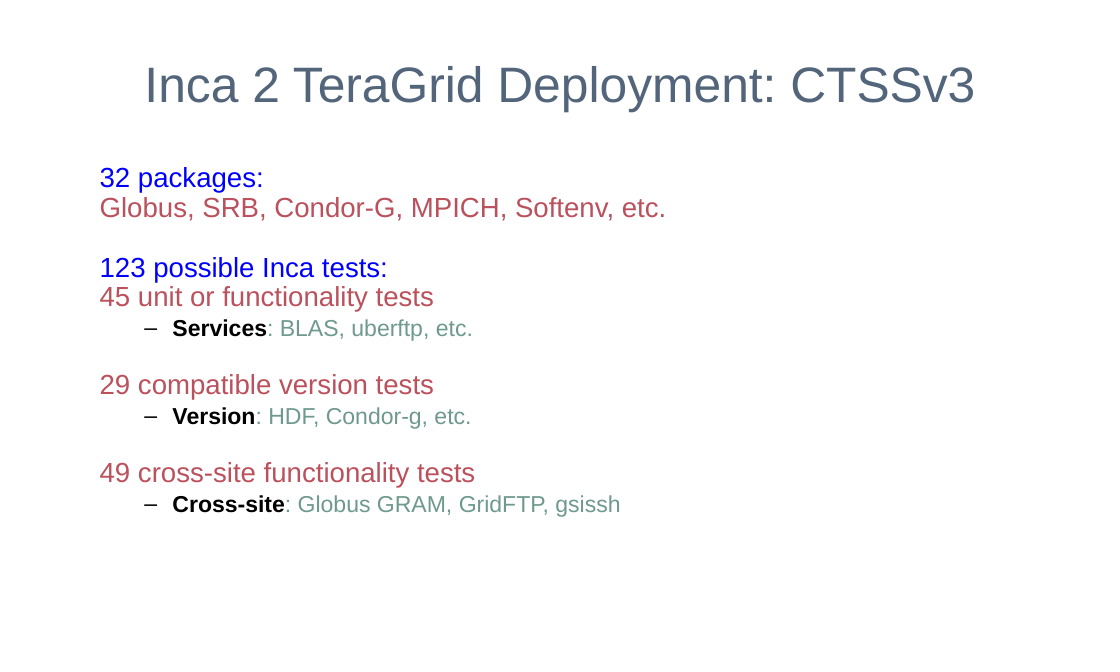
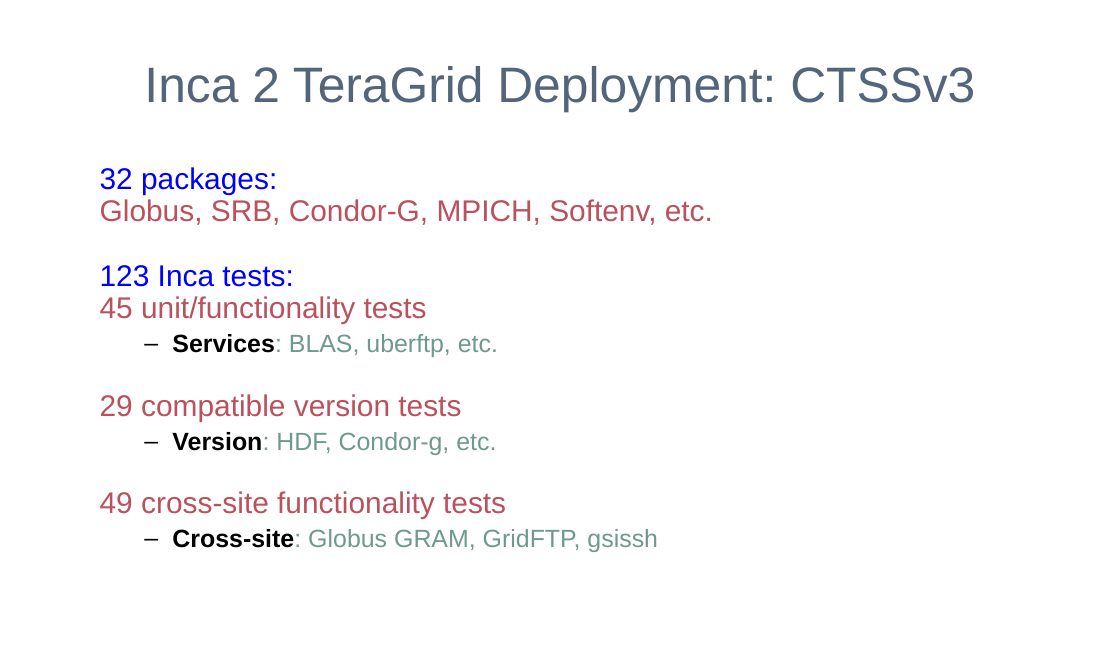
Before and after one commit to IncaProject/inca-xsede, a slide deck: slide 13 of talks/sc06/sc_06.ppt. Drawn at 1120x672 pixels with LibreOffice and Linux fonts; fonts in the diff are those of the drawing; background and template pictures are left out. Boxes give left, top, right and bottom in pixels: in the first picture for what was removed or moved away, otherwise in the second. Text is boxed around its words. In the diff, an @@ line names an element or a change of style, - is before the commit and + after.

```diff
--- a/talks/sc06/sc_06.ppt
+++ b/talks/sc06/sc_06.ppt
@@ text at (100, 167, 713, 552): size 22.2 to 24 pt in "32 packages:", "Globus, SRB, Condor-G, MPICH, Softenv, etc.", "29 compatible version tests", "49 cross-site functionality tests"; size 18.5 to 20 pt in "Services: BLAS, uberftp, etc.", "Version: HDF, Condor-g, etc.", "Cross-site: Globus GRAM, GridFTP, gsissh"; line spacing 0.8 to 0.9 @@
@@ text at (100, 265, 427, 323): text changed; size 22.2 to 24 pt @@
-123 possible Inca tests:
-45 unit or functionality tests
+123 Inca tests:
+45 unit/functionality tests
```
Also in this commit, not shown: 5 other slides changed, 4 slides added, 1 slide removed.
